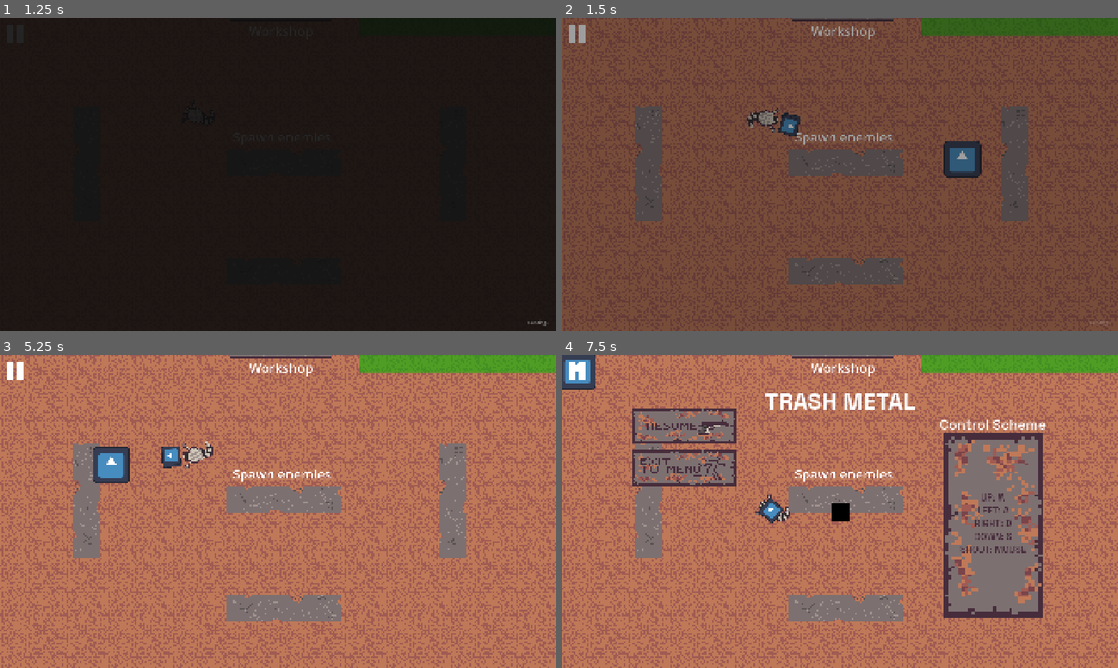
Above: before the commit, frames 1-4 (two rows, left to right).
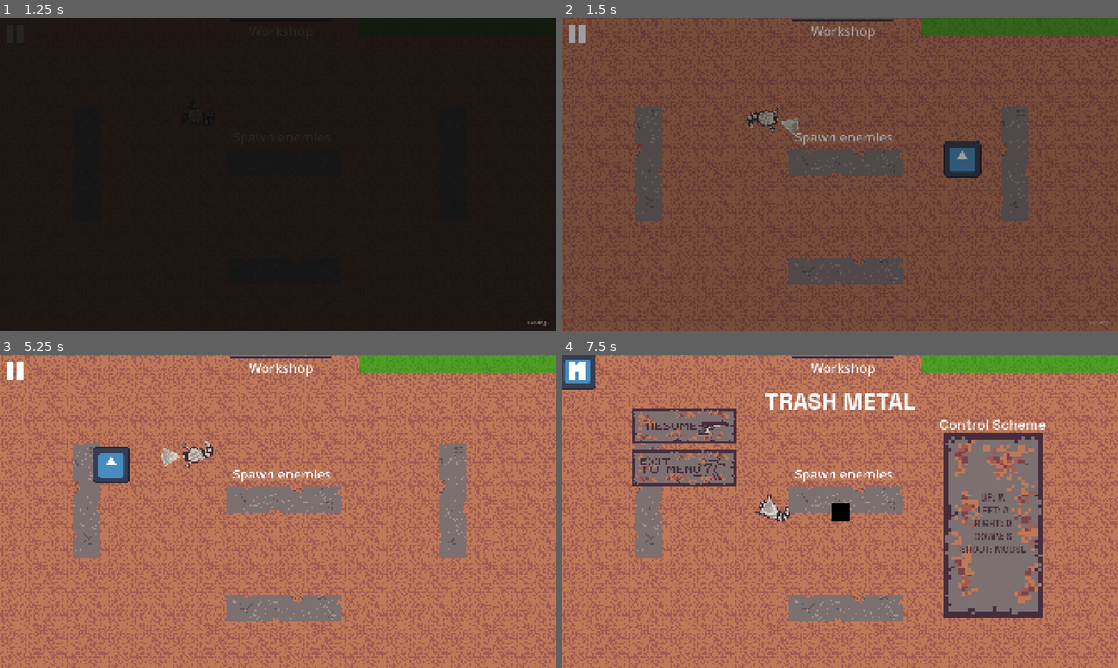
Above: after the commit, the same moments.

Repository: MagmutC3/418GC
Game: Godot game, scene res://Scenes/MainMenu/MainMenu.tscn
Same seed, same stepped clock (60 frames per second), same inputs: the game is played once before the commit and once after it. The engine's default icon, where the game draws it, is replaced by a stand-in: a white triangle on a blue panel in a dark square. Video files are missing from this copy of the repository; at most half a second of black plays in their place. Sound files missing from this copy of the repository are replaced by a short silence.
Inputs (mouse positions are in pixels of both pictures, inside the frame that each line leads up to):
- Up to frame 1 (1.25 s): click (150, 89) at 0.5 s
- Up to frame 2 (1.5 s): tap Enter (ui_accept) at 1.25 s; move the mouse to (962, 158) at 1.27 s; hold Right (ui_right) from 1.28 s (still down); click (962, 158) at 1.35 s
- Up to frame 3 (5.25 s): tap Enter (ui_accept) at 1.52, 2.27, 3.77, 4.52, 5 s; move the mouse to (166, 527) at 2.02 s; release Right (ui_right) at 2.03 s; hold Down (ui_down) 2.03-2.78 s; tap 1 at 2.1 s; move the mouse to (333, 442) at 2.77 s; hold Right (ui_right) 2.78-3.53 s; tap 2 at 2.85 s; move the mouse to (250, 574) at 3.52 s; hold Up (ui_up) 3.53-4.28 s; tap 3 at 3.6 s; move the mouse to (444, 558) at 4.27 s; hold Left (ui_left) from 4.28 s (still down); tap R at 4.35 s; move the mouse to (111, 464) at 5.02 s; click (111, 464) at 5.1 s
- Up to frame 4 (7.5 s): tap Enter (ui_accept) at 5.27, 6.77 s; move the mouse to (867, 511) at 5.77 s; release Left (ui_left) at 5.78 s; hold Down (ui_down) 5.78-6.53 s; tap 1 at 5.85 s; move the mouse to (756, 433) at 6.52 s; hold Right (ui_right) 6.53-7.25 s; tap 2 at 6.6 s; click (578, 370) at 7.25 s

Frame 1 is identical in both runs. In frame 2, 0.2% of the frame differs, in the area x 38-43%, y 30-38%; in frame 3, 0.2%; in frame 4, 0.2%.

Commit message:
projectile, crosshair asset

Diff:
--- a/Objects/bullet.tscn
+++ b/Objects/bullet.tscn
@@ -1,7 +1,7 @@
 [gd_scene load_steps=4 format=3 uid="uid://pqsjo278hyie"]
 
 [ext_resource type="Script" uid="uid://dx3p02dirrdci" path="res://scripts/Workshop/bullet.gd" id="1_ktj6t"]
-[ext_resource type="Texture2D" uid="uid://bghlf5yi20pxk" path="res://icon.svg" id="2_m484p"]
+[ext_resource type="Texture2D" uid="uid://0tq73efav55j" path="res://images/projectile.png" id="2_m484p"]
 
 [sub_resource type="RectangleShape2D" id="RectangleShape2D_m484p"]
 
@@ -11,7 +11,7 @@
 script = ExtResource("1_ktj6t")
 
 [node name="Sprite2D" type="Sprite2D" parent="."]
-rotation = 1.5707964
+scale = Vector2(4.13, 4.13)
 texture = ExtResource("2_m484p")
 
 [node name="CollisionShape2D" type="CollisionShape2D" parent="."]
Binary file added: images/projectile.png
Not shown, added: images/projectile.png.import
Binary file added: images/szop/celownik.png
Not shown, added: images/szop/celownik.png.import
